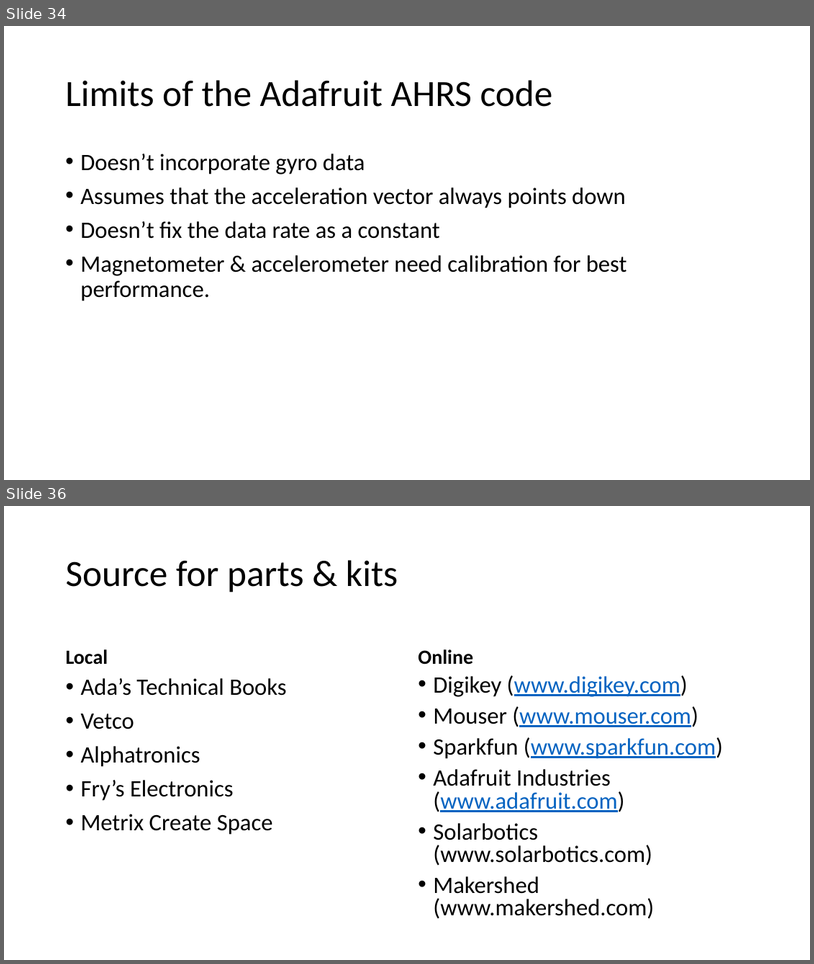
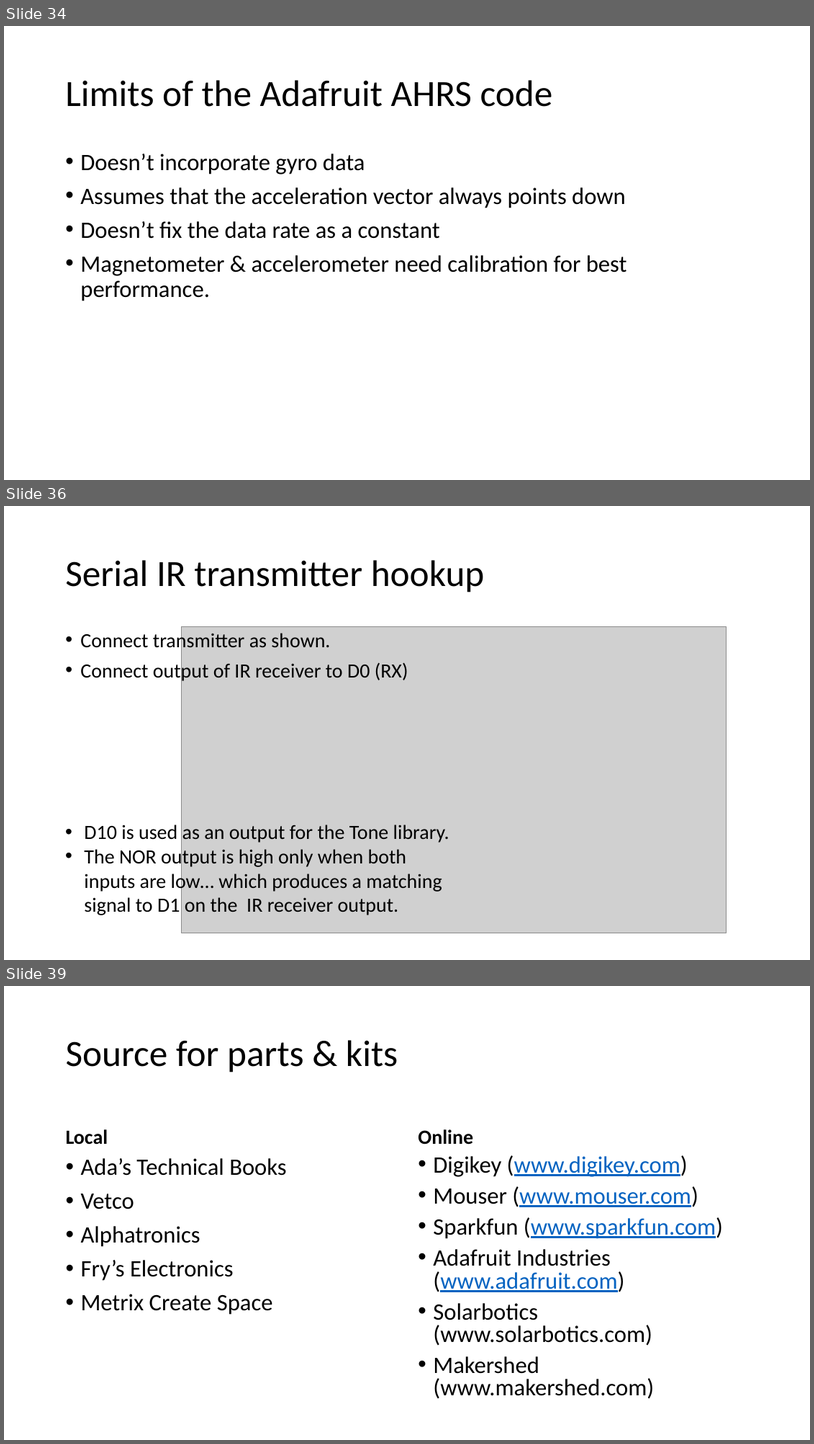
Before and after one commit to logos-electromechanical/SensorWorkshop, a slide deck: presentation/Mobile Sensors Workshop, Part 2.pptx. Shown one above the other, each under a label of ours: slides 34 and 36 before the commit, slides 34, 36 and 39 after it; the slides between them are not shown. The pictures are 814x964 and 814x1444 pixels, drawn with LibreOffice and Linux fonts; fonts in the diff are those of the drawing; grey boxes stand for pictures. Boxes give left, top, right and bottom in pixels: in the first picture for what was removed or moved away, otherwise in the second. Text is boxed around its words. In the diff, an @@ line names an element or a change of style, - is before the commit and + after.

Commit message:
Added serial IR comms stuff

```diff
--- a/presentation/Mobile Sensors Workshop, Part 2.pptx
+++ b/presentation/Mobile Sensors Workshop, Part 2.pptx
@@ slide 36 added at (4, 506, 810, 960), background #FFFFFF @@
@@ title added at (65, 560, 485, 592), 44 pt, text #000000 @@
+Serial IR transmitter hookup
@@ text added at (80, 630, 409, 682), 24 pt, text #000000 @@
+• Connect transmitter as shown.
+• Connect output of IR receiver to D0 (RX)
@@ picture added at (181, 627, 727, 933) @@
@@ text added at (84, 824, 450, 915), 24 pt, text #000000 @@
+• D10 is used as an output for the Tone library.
+• The NOR output is high only when both inputs are low… which produces a matching signal to D1 on the IR receiver output.
@@ what was slide 36 is now slide 39 @@
```
Also in this commit, not shown: 1 slide changed, 2 other slides added, 2 other files.
